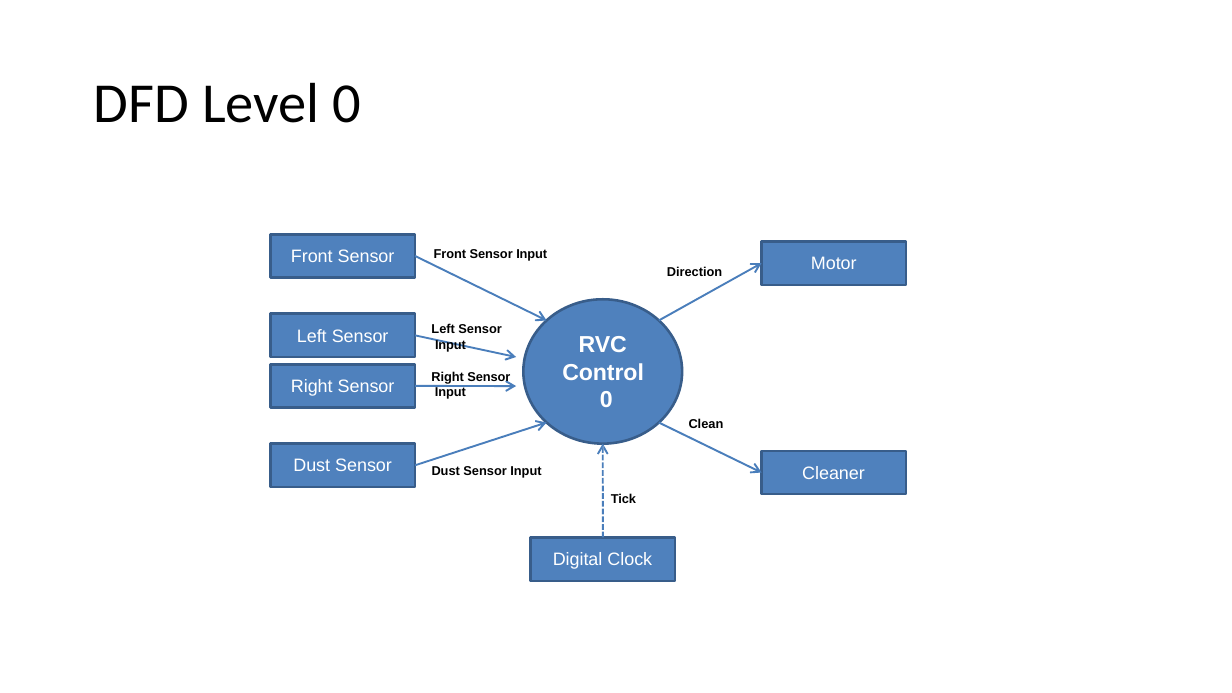
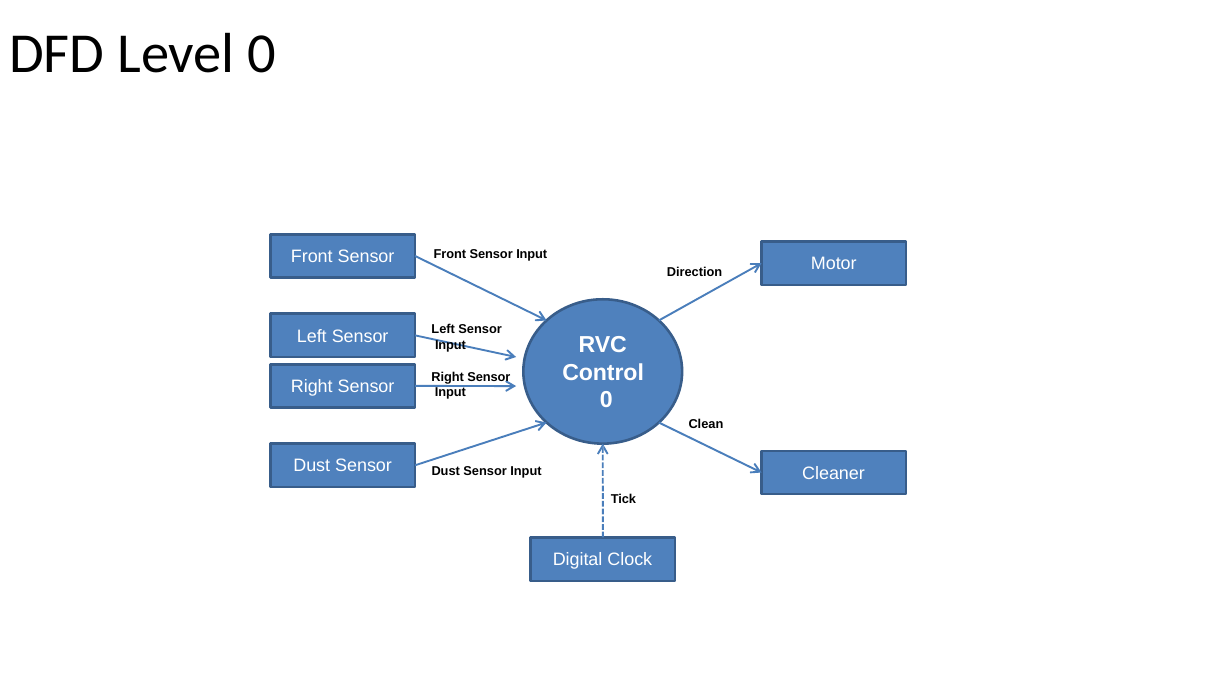
Before and after one commit to azzyjk/2020-2, a slide deck: slide 4 of SoftwareEngineering/SoftwareEngineering_SA.pptx. Drawn at 1232x693 pixels with LibreOffice and Linux fonts; fonts in the diff are those of the drawing. Boxes give left, top, right and bottom in pixels: in the first picture for what was removed or moved away, otherwise in the second. Text is boxed around its words. In the diff, an @@ line names an element or a change of style, - is before the commit and + after.

```diff
--- a/SoftwareEngineering/SoftwareEngineering_SA.pptx
+++ b/SoftwareEngineering/SoftwareEngineering_SA.pptx
@@ title "DFD Level 0": place and size @@
-title "DFD Level 0" at [94,82,361,123]
+title "DFD Level 0" at [9,32,277,73]
```
Also in this commit, not shown: 5 other slides changed, 5 slides added.
